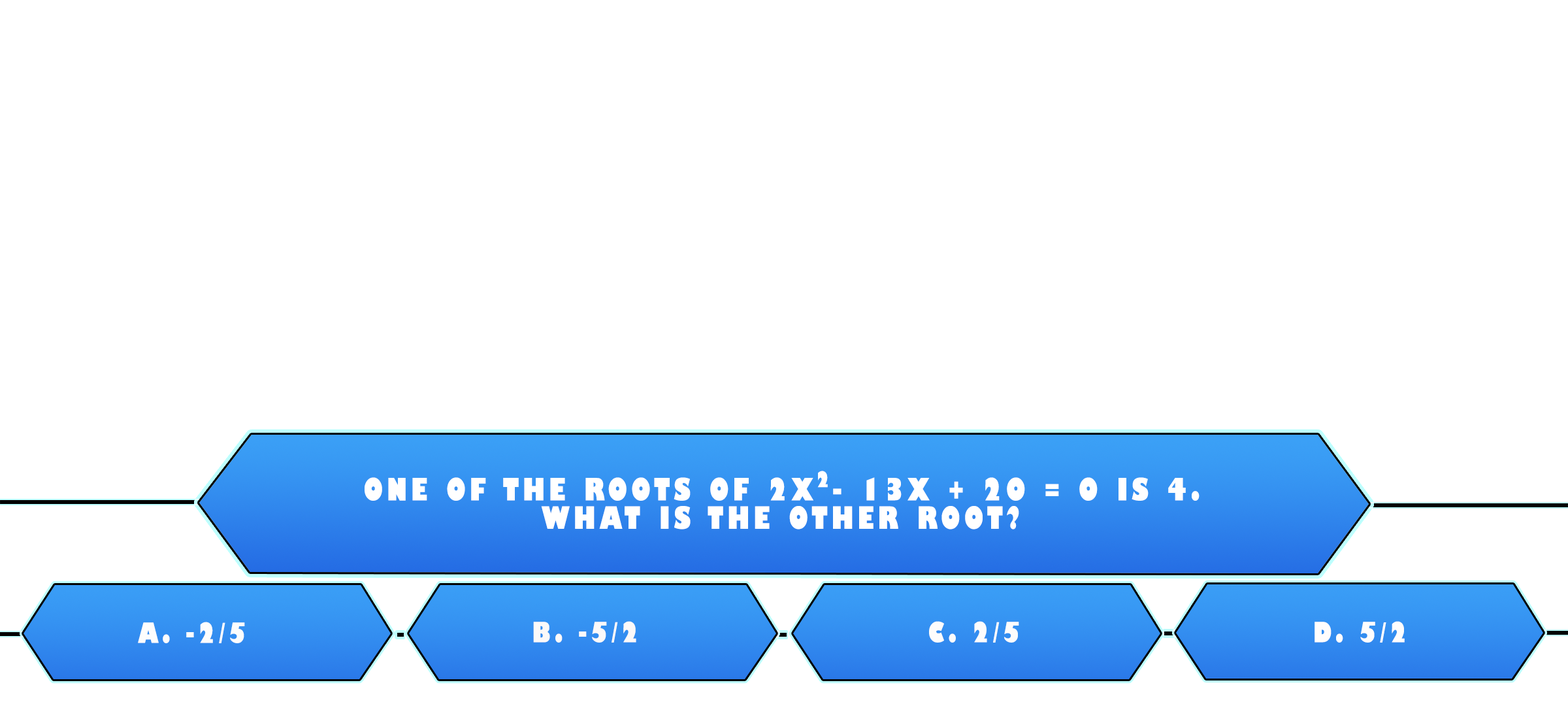
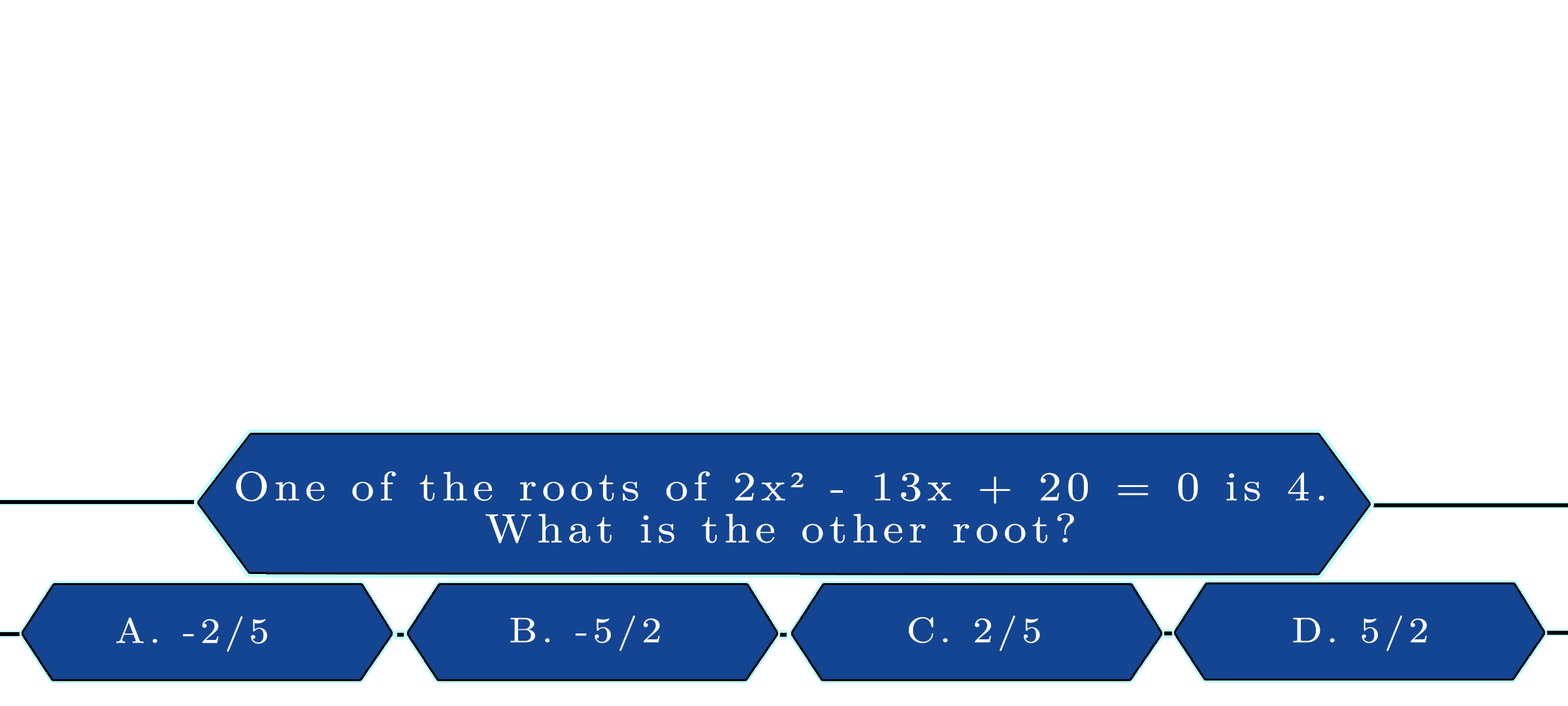
Revision of a layered 1568 x 706 image; what changed, layer by layer:
hid "2" (1st of 2, in "Group 2") over [817, 470, 828, 488]
renamed "One of the roots of 2x - 13x + 20 = 0 is 4. What is the other r" to "One of the roots of 2x² - 13x + 20 = 0 is 4. What is the other", painted on it over [235, 471, 1325, 544]
painted on "Layer 7" over [199, 434, 1369, 573]
painted on "D. 5/2" over [1292, 614, 1427, 651]
painted on "Layer 9" over [1176, 584, 1544, 679]
painted on "C. 2/5" over [908, 614, 1041, 651]
painted on "Layer 9 copy" over [793, 584, 1161, 679]
painted on "B. -5/2" over [510, 614, 660, 651]
painted on "Layer 9 copy 2" over [408, 584, 777, 679]
painted on "A. -2/5" over [116, 615, 268, 652]
painted on "Layer 9 copy 3" over [23, 584, 391, 679]
